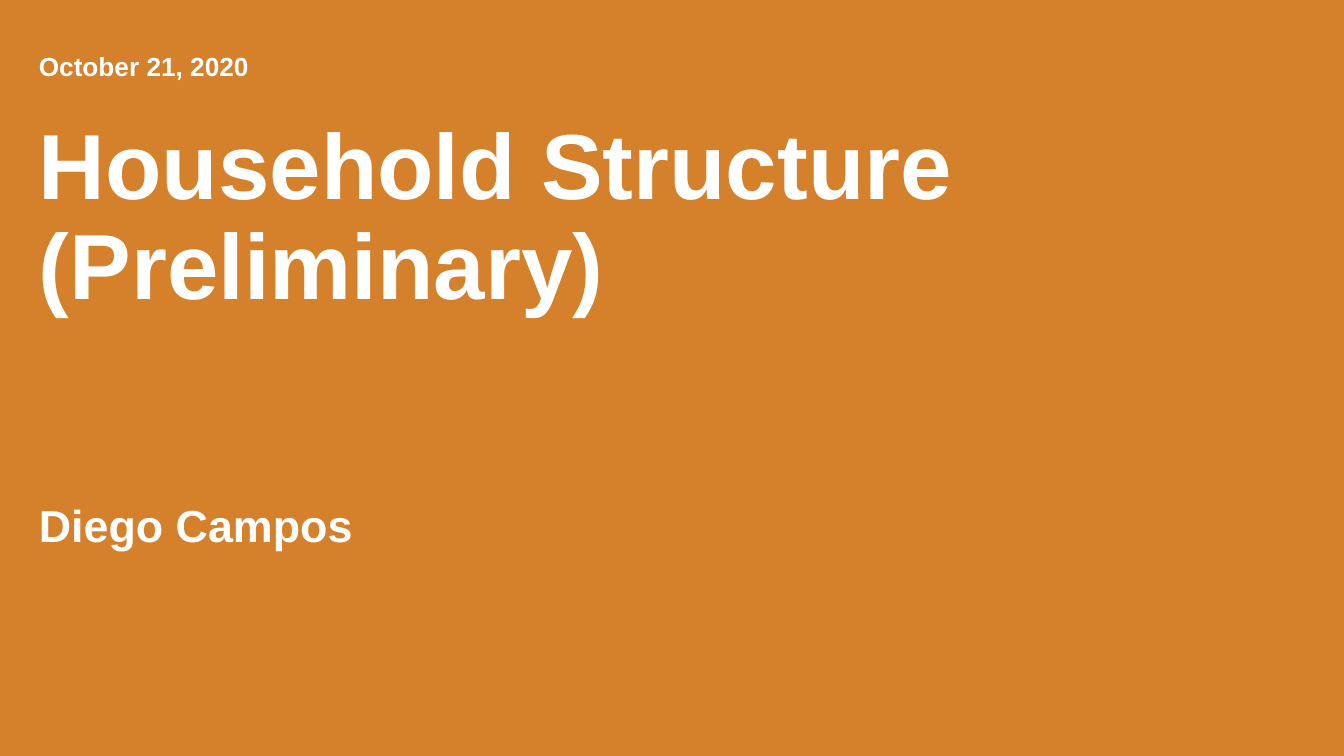
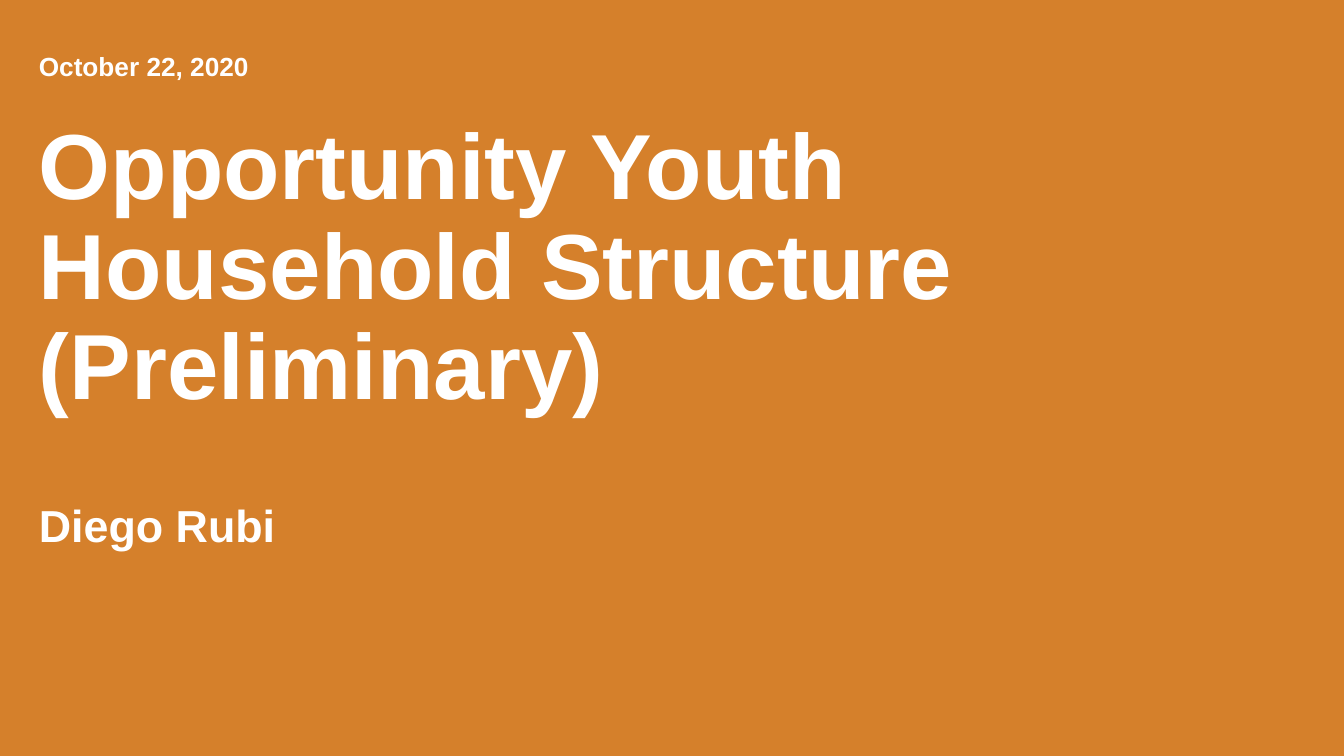
Before and after one commit to ucdiegorubi/oy_census_analysis, a slide deck: slide 1 of create_powerpoint/household_structure_estimates.pptx. Drawn at 1344x756 pixels with LibreOffice and Linux fonts; fonts in the diff are those of the drawing; background and template pictures are left out. Boxes give left, top, right and bottom in pixels: in the first picture for what was removed or moved away, otherwise in the second. Text is boxed around its words. In the diff, an @@ line names an element or a change of style, - is before the commit and + after.

Commit message:
updates to movisualizations and added stuff about number of oy households and whatnot

```diff
--- a/create_powerpoint/household_structure_estimates.pptx
+++ b/create_powerpoint/household_structure_estimates.pptx
@@ text at [39, 57, 248, 80]: text changed @@
-October 21, 2020
+October 22, 2020
@@ title at [39, 132, 951, 416]: text changed @@
-Household Structure (Preliminary)
+Opportunity Youth Household Structure (Preliminary)
@@ subtitle at [39, 509, 275, 551]: text changed @@
-Diego Campos
+Diego Rubi
```
Also in this commit, not shown: 1 other slide changed, 7 slides added, 6 other files.
